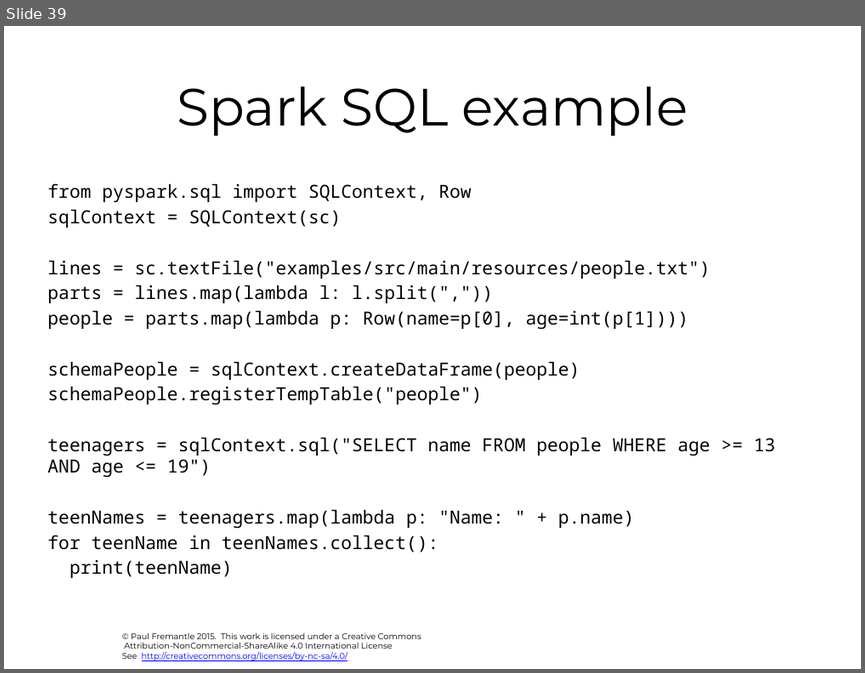
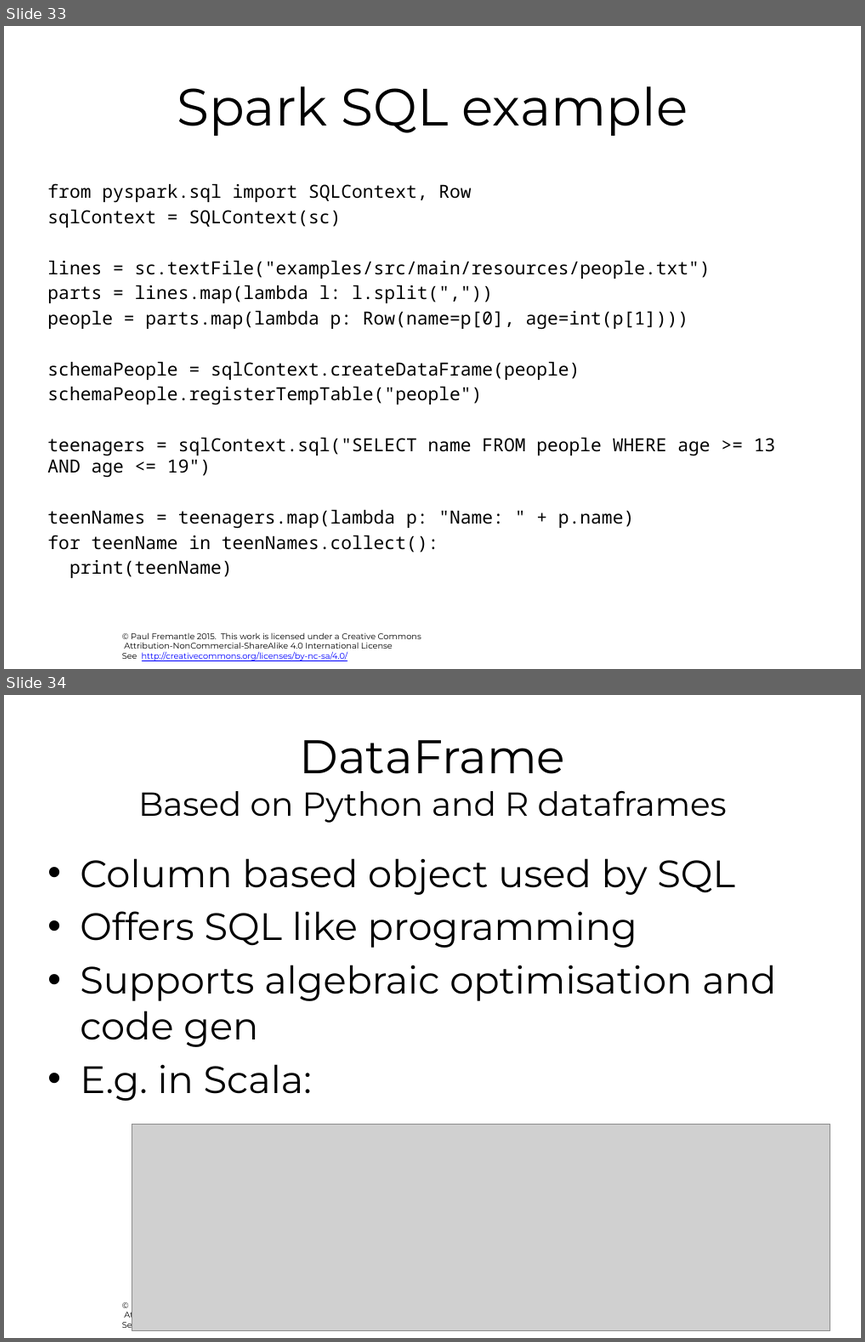
Before and after one commit to pzfreo/ox-clo, a slide deck: pres-source/07-spark-and-adjuncts.pptx. Shown one above the other, each under a label of ours: slide 39 before the commit, slides 33 and 34 after it. The pictures are 865x673 and 865x1342 pixels, drawn with LibreOffice and Linux fonts; fonts in the diff are those of the drawing; grey boxes stand for pictures; background and template pictures are left out. Boxes give left, top, right and bottom in pixels: in the first picture for what was removed or moved away, otherwise in the second. Text is boxed around its words. In the diff, an @@ line names an element or a change of style, - is before the commit and + after.

```diff
--- a/pres-source/07-spark-and-adjuncts.pptx
+++ b/pres-source/07-spark-and-adjuncts.pptx
@@ slide 34 added at bbox=[4, 695, 861, 1338], background #FFFFFF; not listed: 1 template element that a slide beside it also shows @@
@@ title added at bbox=[138, 740, 726, 823], 27.9 pt, text #000000 @@
+DataFrame
+Based on Python and R dataframes
@@ text added at bbox=[80, 858, 776, 1100], 32 pt, text #000000 @@
+• Column based object used by SQL
+• Offers SQL like programming
+• Supports algebraic optimisation and code gen
+• E.g. in Scala:
@@ picture added at bbox=[132, 1123, 830, 1331] @@
@@ what was slide 39 is now slide 33 @@
```
Also in this commit, not shown: 4 slides changed, 8 other files.
